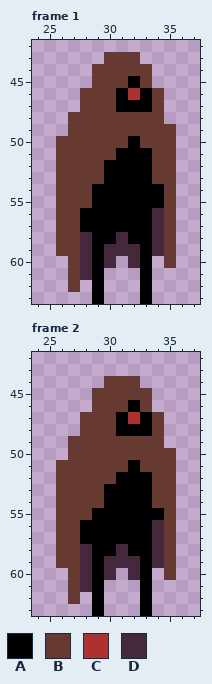
Edited in one commit: pixel-art file (Assets/Art/Vagabond/vagabond-idle.aseprite). The first picture shows the starting point.
64x64 pixels, 2 frames. Shown: frame 1: x 24..37, y 42..63; frame 2: x 24..37, y 42..63.
Palette (. is transparent): A #000000  B #663931  C #ac3232  D #45283c
The same view after the edit:
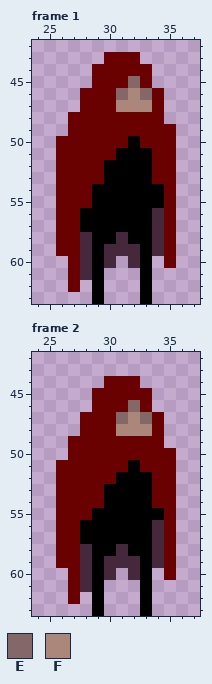
Colours new in this view: E #846868  F #ab867b
Changes in this commit:
layer "face" added
Colour B changes from #663931 to #6a0101.
Frame 1, layer "face":
Colour A gives way to colour E in row 45 at x 32; in row 46 at x 31 and 33.
Colour A gives way to colour F in row 47 at x 31 to 33.
Colour C gives way to colour F in row 46 at x 32.
Frame 2, layer "face":
Colour A gives way to colour E in row 46 at x 32; in row 47 at x 31 and 33.
Colour A gives way to colour F in row 48 at x 31 to 33.
Colour C gives way to colour F in row 47 at x 32.
Pixel boxes of the changes (left, top, right, bottom) in both pictures:
changed: (56, 52, 176, 292)
changed: (56, 376, 176, 604)
